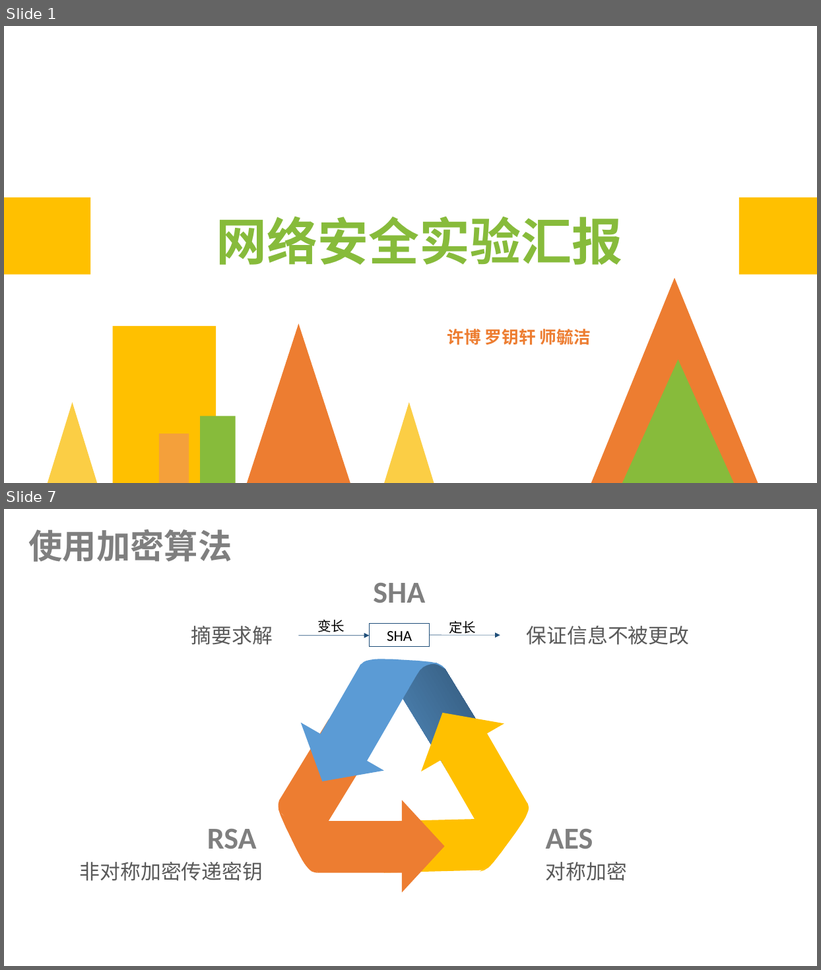
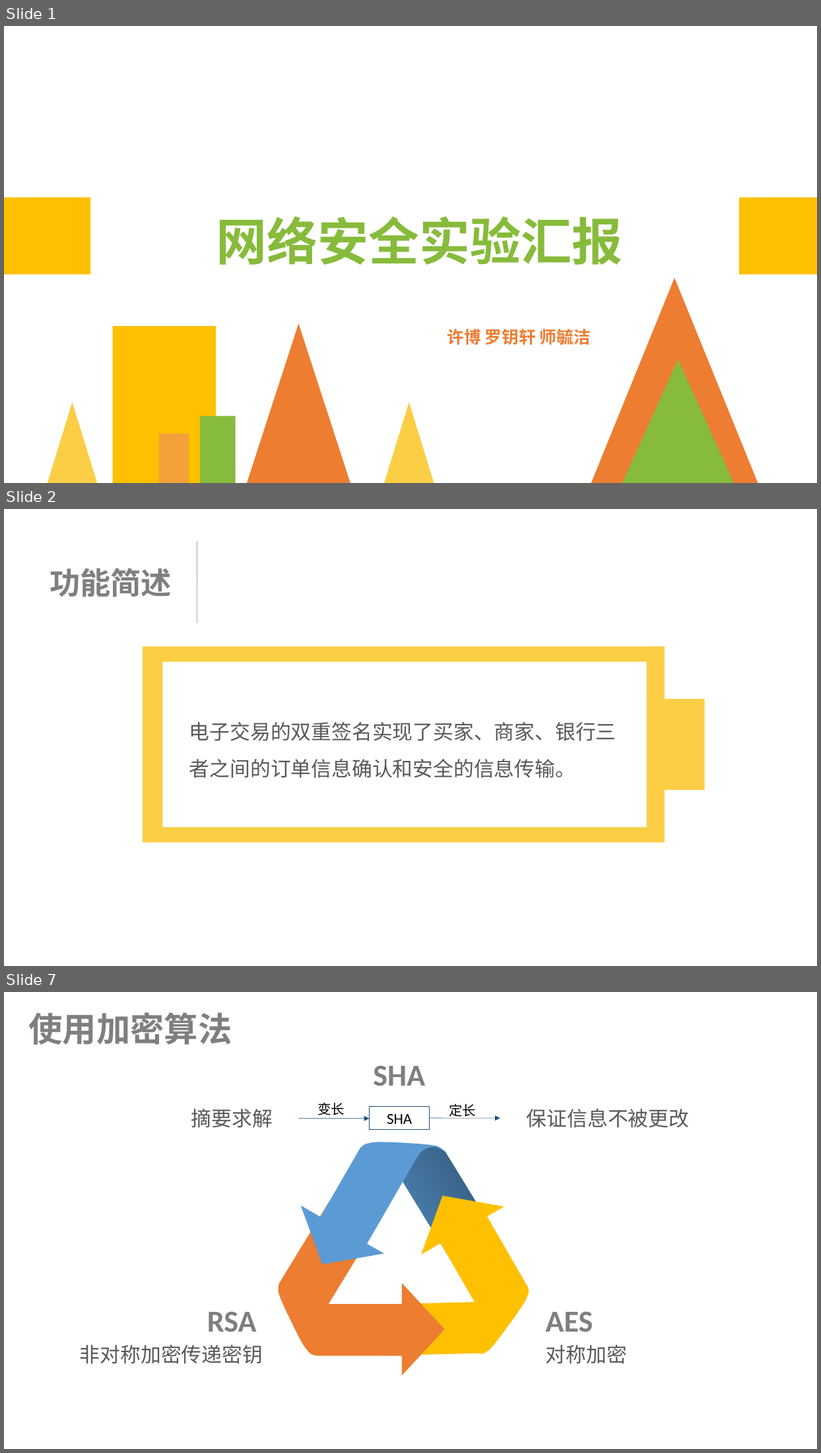
Before and after one commit to Jusot/cnscp, a slide deck: docs/网络安全.ppt. Shown one above the other, each under a label of ours: slides 1 and 7 before the commit, slides 1, 2 and 7 after it; the slides between them are not shown. The pictures are 821x970 and 821x1453 pixels, drawn with LibreOffice and Linux fonts; fonts in the diff are those of the drawing; background and template pictures are left out. Boxes give left, top, right and bottom in pixels: in the first picture for what was removed or moved away, otherwise in the second. Text is boxed around its words. In the diff, an @@ line names an element or a change of style, - is before the commit and + after.

```diff
--- a/docs/网络安全.ppt
+++ b/docs/网络安全.ppt
@@ slide 2 added at box(4, 509, 817, 966), background picture (left out) @@
@@ line added from (197, 541) to (197, 623), #7F7F7F 0.51 pt @@
@@ text added at box(50, 568, 172, 597), 36 pt, text #7F7F7F, bold @@
+功能简述
@@ freeform shape added at box(143, 647, 704, 843), fill #FBCE45 @@
@@ text added at box(189, 722, 616, 778), 24 pt, text #595959 @@
+电子交易的双重签名实现了买家、商家、银行三者之间的订单信息确认和安全的信息传输。
```
Also in this commit, not shown: 3 slides changed, 5 other slides added, 1 slide removed, 2 other files.
